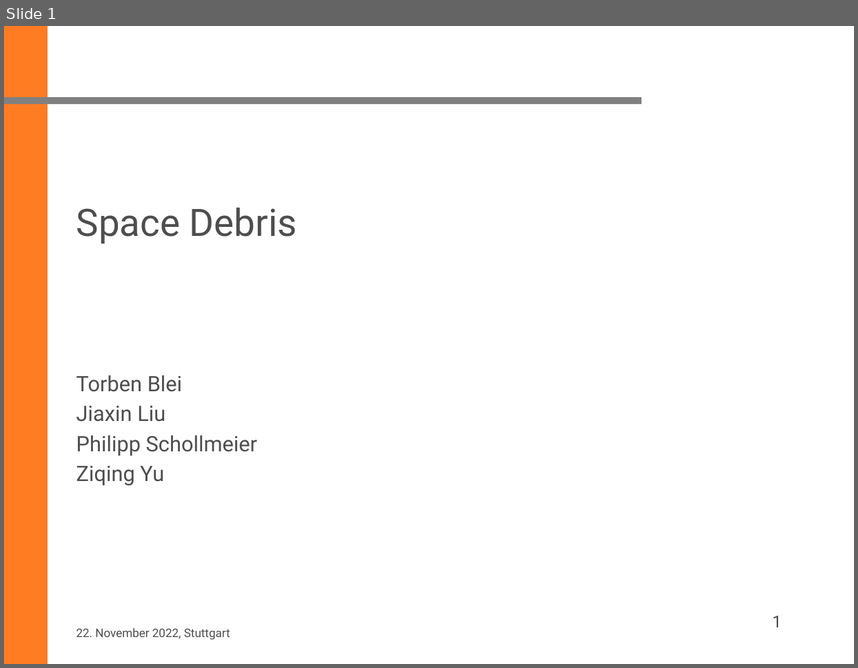
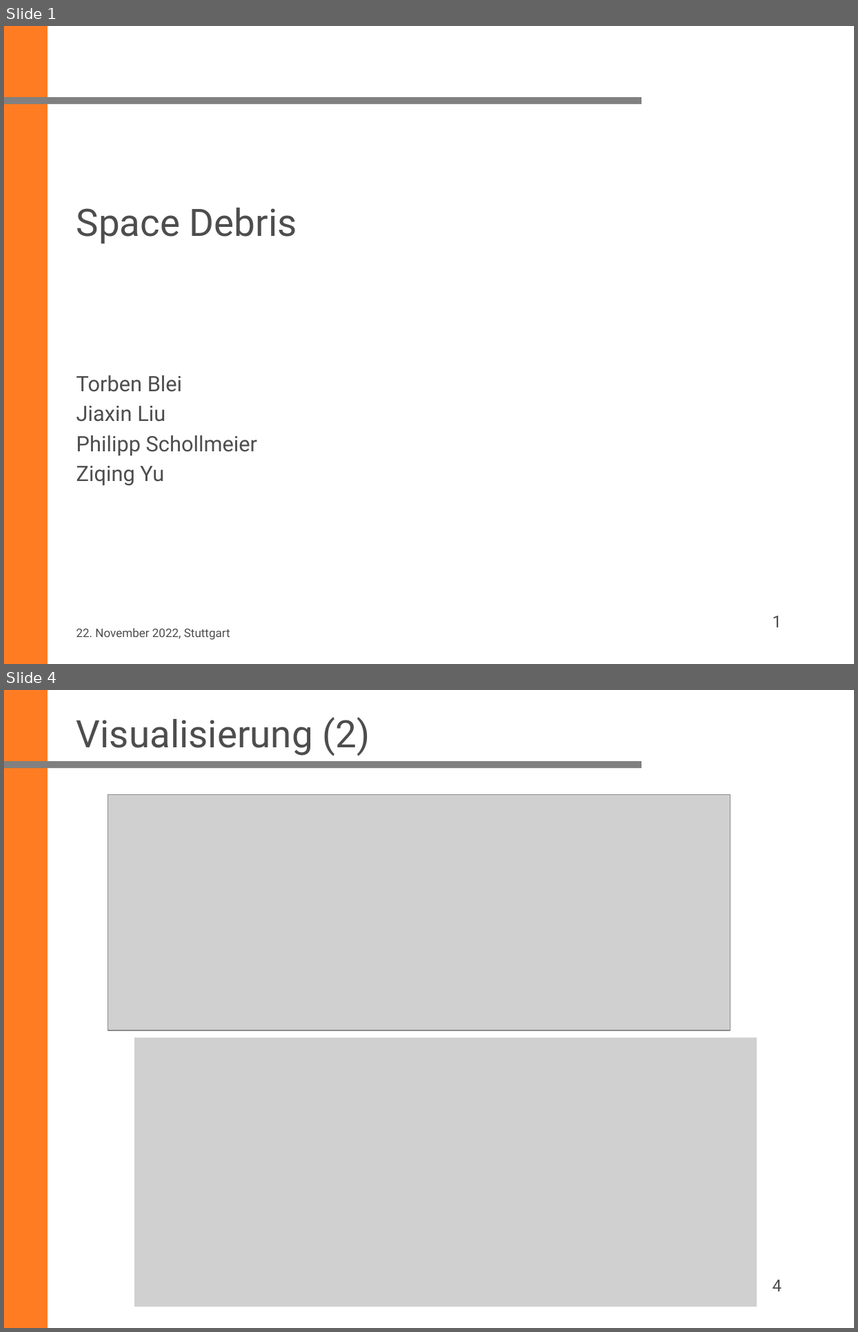
Before and after one commit to ziqing97/Seminar-Aktuelle-Geodaetische-Satelliten-missionen, a slide deck: Project_Space_Debris/vortrag/20221219_Liu.pptx. Shown one above the other, each under a label of ours: slide 1 before the commit, slides 1 and 4 after it; the slides between them are not shown. The pictures are 858x668 and 858x1332 pixels, drawn with LibreOffice and Linux fonts; fonts in the diff are those of the drawing; grey boxes stand for pictures; background and template pictures are left out. Boxes give left, top, right and bottom in pixels: in the first picture for what was removed or moved away, otherwise in the second. Text is boxed around its words. In the diff, an @@ line names an element or a change of style, - is before the commit and + after.

```diff
--- a/Project_Space_Debris/vortrag/20221219_Liu.pptx
+++ b/Project_Space_Debris/vortrag/20221219_Liu.pptx
@@ slide 4 added at (x1=4, y1=690, x2=854, y2=1328), background #FFFFFF; not listed: 2 template elements that a slide beside it also shows @@
@@ title added at (x1=76, y1=717, x2=370, y2=756), 32 pt, text #4D4D4D @@
+Visualisierung (2)
@@ picture added at (x1=107, y1=795, x2=730, y2=1030) @@
@@ picture added at (x1=135, y1=1038, x2=757, y2=1306) @@
@@ page number added at (x1=773, y1=1279, x2=782, y2=1291), 14 pt, text #4D4D4D @@
+4
```
Also in this commit, not shown: 5 other slides added.
